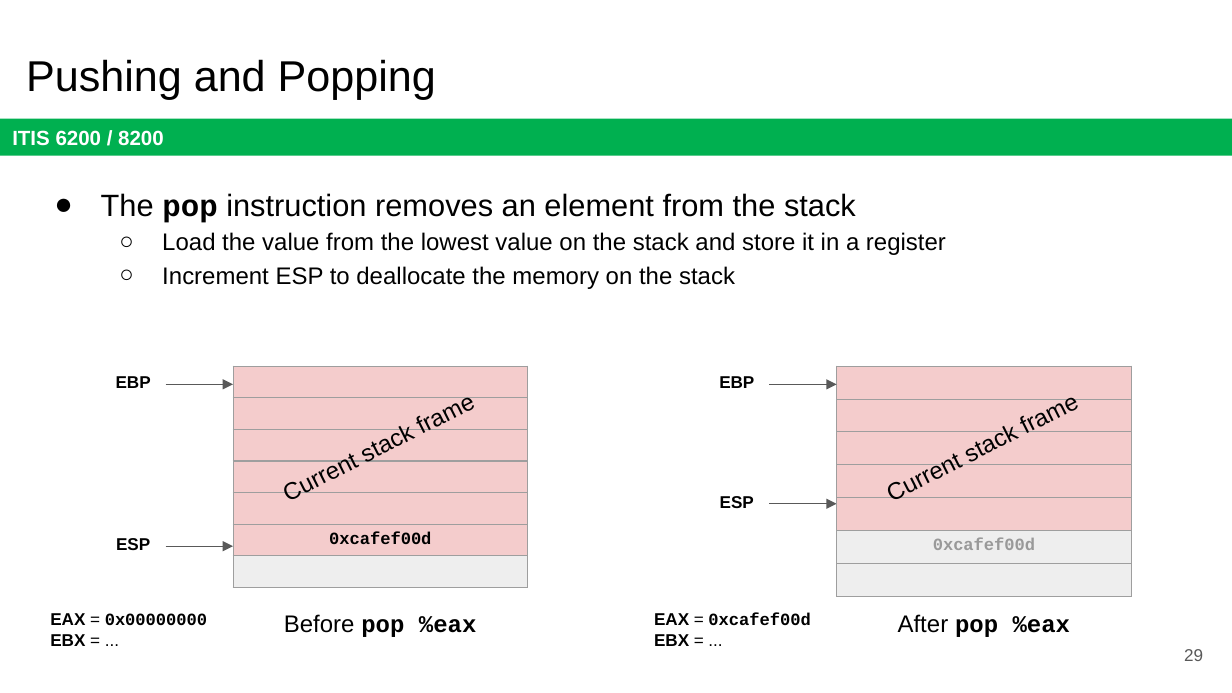
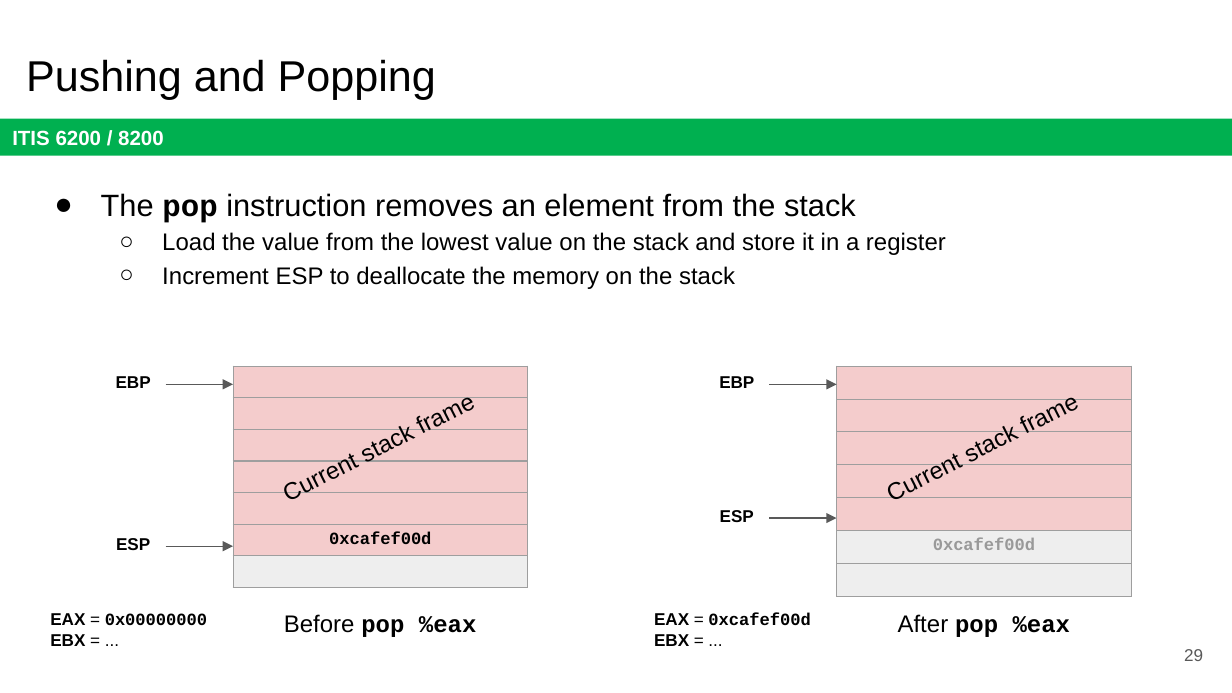
Before and after one commit to jx5c/github.io, a slide deck: slide 29 of teaching/ITIS6200/2023fa/lectures/lec19.x86 Assembly and Call Stack.pptx. Drawn at 1232x693 pixels with LibreOffice and Linux fonts; fonts in the diff are those of the drawing. Boxes give left, top, right and bottom in pixels: in the first picture for what was removed or moved away, otherwise in the second. Text is boxed around its words. In the diff, an @@ line names an element or a change of style, - is before the commit and + after.

```diff
--- a/teaching/ITIS6200/2023fa/lectures/lec19.x86 Assembly and Call Stack.pptx
+++ b/teaching/ITIS6200/2023fa/lectures/lec19.x86 Assembly and Call Stack.pptx
@@ text "ESP": place and size @@
-text "ESP" at [720,496,754,508]
+text "ESP" at [720,510,754,522]
@@ arrow moved from (769, 504) - (837, 504) to (769, 519) - (837, 519) @@
```
Also in this commit, not shown: 10 other slides changed, 8 other files.
